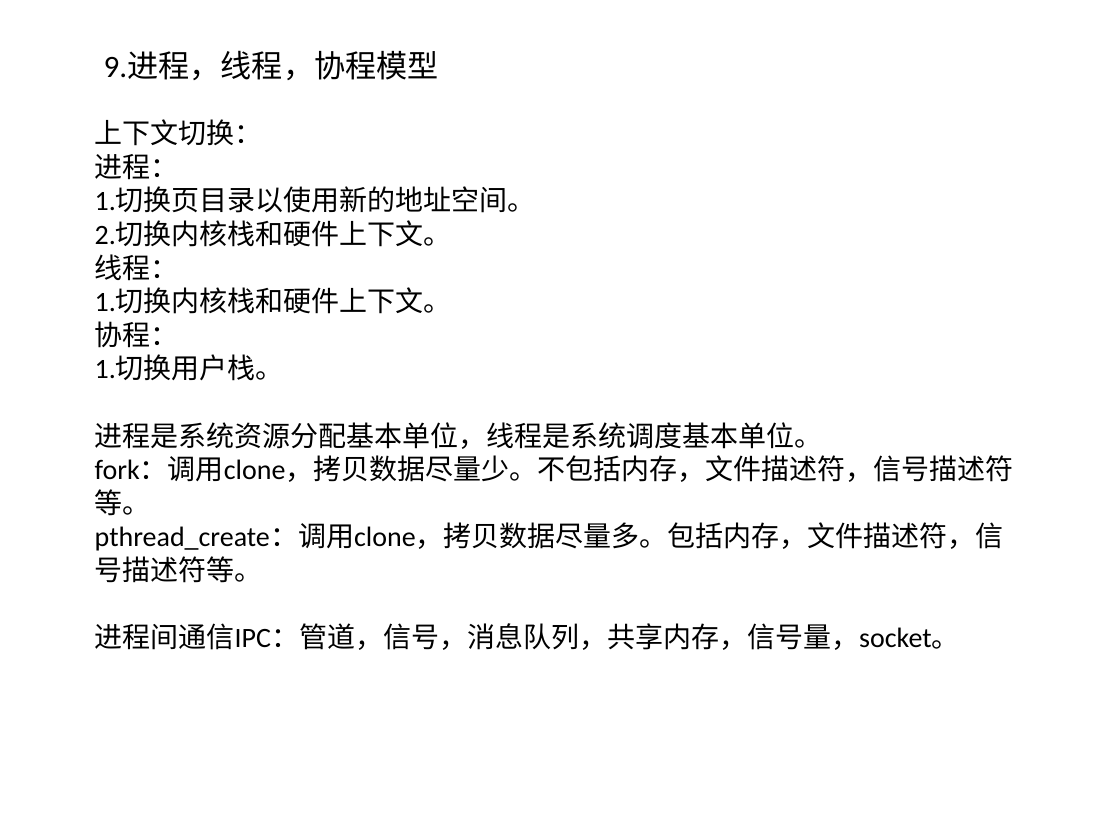
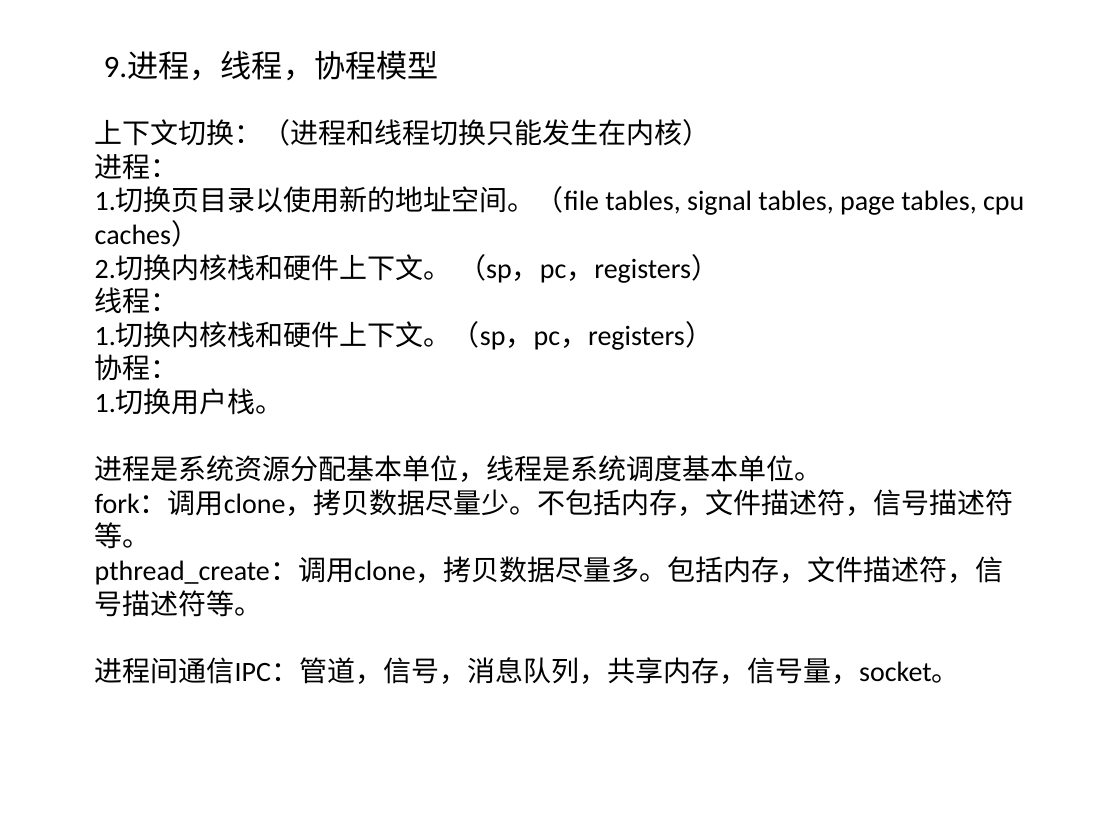
Before and after one commit to willkk/go, a slide deck: slide 11 of algos_summary.pptx. Drawn at 1120x840 pixels with LibreOffice and Linux fonts; fonts in the diff are those of the drawing. Boxes give left, top, right and bottom in pixels: in the first picture for what was removed or moved away, otherwise in the second. Text is boxed around its words. In the diff, an @@ line names an element or a change of style, - is before the commit and + after.

```diff
--- a/algos_summary.pptx
+++ b/algos_summary.pptx
@@ text at box(95, 119, 711, 146): text changed @@
-上下文切换：
+上下文切换：（进程和线程切换只能发生在内核）
@@ text at box(95, 187, 1024, 283): text changed @@
-1.切换页目录以使用新的地址空间。
-2.切换内核栈和硬件上下文。
+1.切换页目录以使用新的地址空间。（file tables, signal tables, page tables, cpu caches）
+2.切换内核栈和硬件上下文。 （sp，pc，registers）
@@ text at box(95, 322, 713, 350): text changed @@
-1.切换内核栈和硬件上下文。
+1.切换内核栈和硬件上下文。（sp，pc，registers）
```
Also in this commit, not shown: 1 other file.
